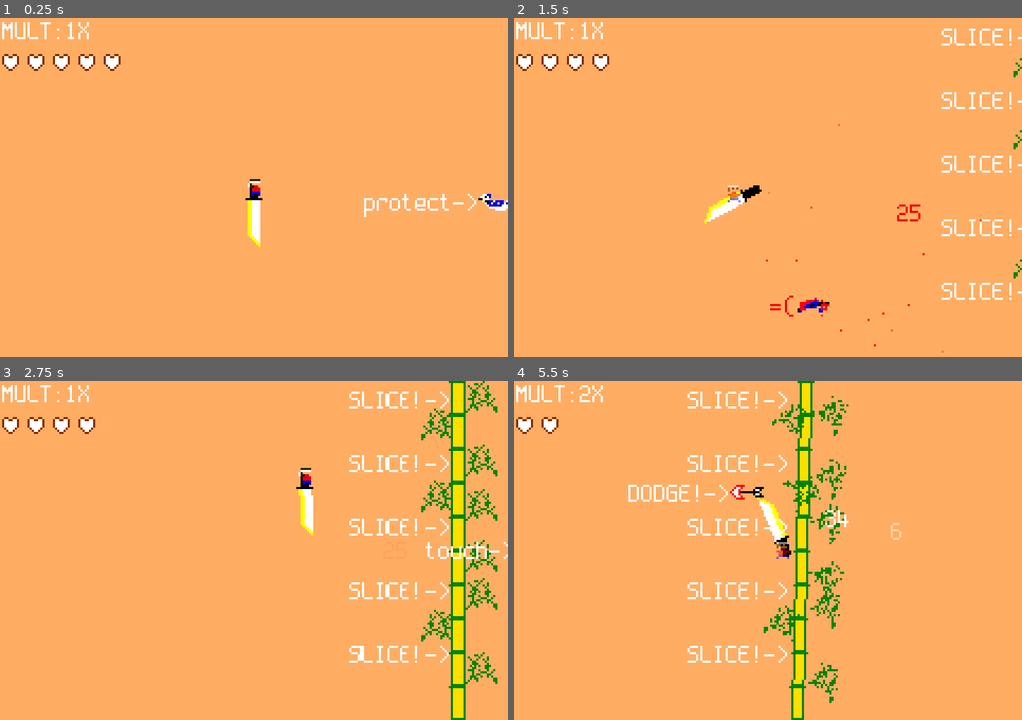
Above: before the commit, frames 1-4 (two rows, left to right).
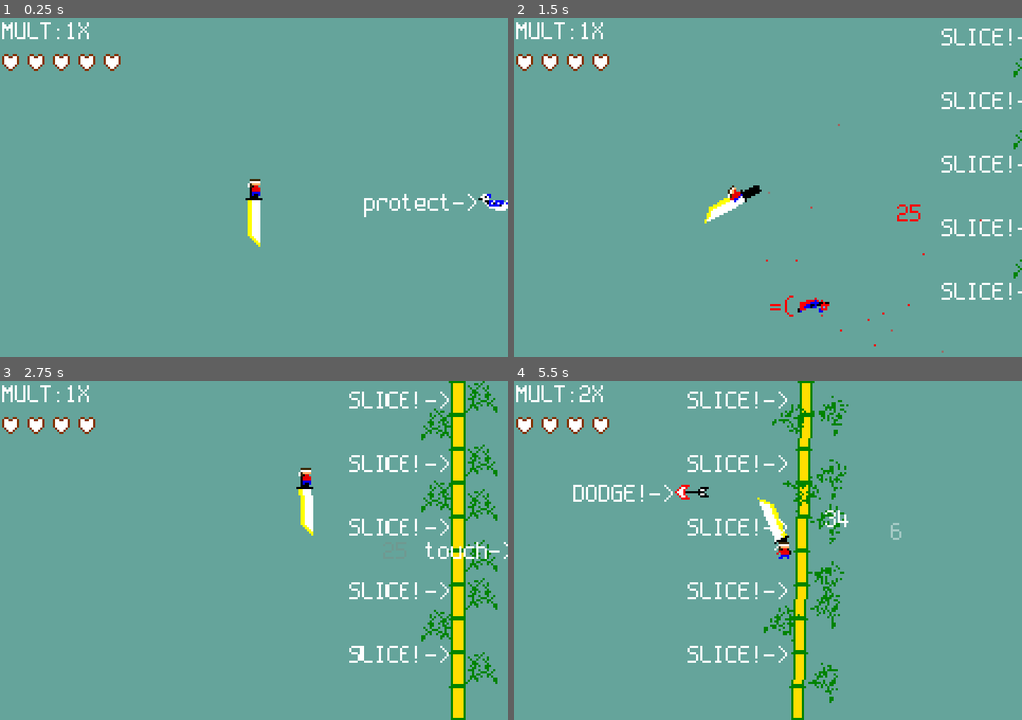
Above: after the commit, the same moments.

Repository: bytomancer/clonq-jam-2026
Game: Godot game, scene res://scn/main.tscn
Same seed, same stepped clock (60 frames per second), same inputs: the game is played once before the commit and once after it. This scene is started directly instead of the project's main scene.
Inputs (mouse positions are in pixels of both pictures, inside the frame that each line leads up to):
- Up to frame 1 (0.25 s): no input
- Up to frame 2 (1.5 s): tap Enter (ui_accept) at 0.5, 0.6, 0.77, 1.07, 1.35 s; move the mouse to (879, 170) at 0.52 s; move the mouse to (666, 204) at 1.27 s
- Up to frame 3 (2.75 s): tap Enter (ui_accept) at 1.52, 1.82, 2.1 s; move the mouse to (304, 475) at 2.02 s
- Up to frame 4 (5.5 s): move the mouse to (742, 618) at 2.77 s; tap Enter (ui_accept) at 2.85, 3.02, 3.32, 3.6, 3.77, 4.07, 4.35, 4.52, 4.82, 5.1 s; move the mouse to (920, 601) at 3.52 s; move the mouse to (615, 499) at 4.27 s; move the mouse to (793, 550) at 5.02 s

The runs differ from the first frame. In frame 1, 98% of the frame differs, in the area x 0-100%, y 0-100%; in frame 2, 97%; in frame 3, 93%; in frame 4, 94%.

Commit message:
Cleanup before some refactoring

Diff:
--- a/godot/fab/arrow.tscn
+++ b/godot/fab/arrow.tscn
@@ -3,6 +3,8 @@
 [ext_resource type="Script" uid="uid://yfbybpnqo1c6" path="res://src/arrow.gd" id="1_0f27e"]
 [ext_resource type="FontFile" uid="uid://cu5o2a46e1b1h" path="res://ext/spleen/spleen-6x12.otf" id="2_ornea"]
 [ext_resource type="Texture2D" uid="uid://dhrcw708lt8q5" path="res://ass/arrow.png" id="3_fmpqv"]
+[ext_resource type="Script" uid="uid://cds5d7nljlay3" path="res://src/do_not_rotate.gd" id="3_ornea"]
+[ext_resource type="Script" uid="uid://dguaajhvcedxs" path="res://src/arrow_tip.gd" id="5_fmpqv"]
 
 [sub_resource type="PhysicsMaterial" id="PhysicsMaterial_wc0fe"]
 
@@ -11,7 +13,7 @@
 font_size = 12
 
 [sub_resource type="RectangleShape2D" id="RectangleShape2D_wc0fe"]
-size = Vector2(11, 5)
+size = Vector2(12, 5)
 
 [sub_resource type="AtlasTexture" id="AtlasTexture_vwxr4"]
 atlas = ExtResource("3_fmpqv")
@@ -64,13 +66,16 @@
 [sub_resource type="RectangleShape2D" id="RectangleShape2D_qy7k8"]
 size = Vector2(11, 5)
 
-[node name="Arrow" type="RigidBody2D" unique_id=226876867]
+[node name="Arrow" type="RigidBody2D" unique_id=226876867 groups=["damaged_by_sword_edge", "offscreen_free"]]
 collision_layer = 16
 collision_mask = 11
 physics_material_override = SubResource("PhysicsMaterial_wc0fe")
 script = ExtResource("1_0f27e")
 
-[node name="Tutorial" type="Label" parent="." unique_id=818923203]
+[node name="TutNode" type="Node2D" parent="." unique_id=905435295]
+script = ExtResource("3_ornea")
+
+[node name="Tutorial" type="Label" parent="TutNode" unique_id=818923203]
 offset_left = -62.0
 offset_top = -5.0
 offset_right = -8.0
@@ -82,7 +87,7 @@
 horizontal_alignment = 2
 
 [node name="CollisionShape2D" type="CollisionShape2D" parent="." unique_id=1853729423]
-position = Vector2(2.5, -0.5)
+position = Vector2(2, -0.5)
 shape = SubResource("RectangleShape2D_wc0fe")
 
 [node name="Sprite" type="AnimatedSprite2D" parent="." unique_id=943185034]
@@ -114,12 +119,13 @@
 position = Vector2(2.5, -0.5)
 shape = SubResource("RectangleShape2D_qy7k8")
 
-[node name="Tip" type="Area2D" parent="." unique_id=1480899359]
+[node name="ArrowTip" type="Area2D" parent="." unique_id=1480899359 groups=["damaged_by_sword_edge"]]
 collision_layer = 0
 collision_mask = 1035
+script = ExtResource("5_fmpqv")
 
-[node name="CollisionPolygon2D" type="CollisionPolygon2D" parent="Tip" unique_id=1636780865]
+[node name="CollisionPolygon2D" type="CollisionPolygon2D" parent="ArrowTip" unique_id=1636780865]
 position = Vector2(-8, -1)
 polygon = PackedVector2Array(0, 0, 4, -3, 4, 4, 0, 1)
 
-[connection signal="body_entered" from="Tip" to="." method="_on_area_2d_body_entered"]
+[connection signal="body_entered" from="ArrowTip" to="." method="_on_area_2d_body_entered"]
--- a/godot/fab/bird.tscn
+++ b/godot/fab/bird.tscn
@@ -53,7 +53,7 @@
 offsets = PackedFloat32Array(0.5049261, 1)
 colors = PackedColorArray(1, 0, 0, 1, 1, 0, 0, 0)
 
-[node name="Bird" type="RigidBody2D" unique_id=66656583]
+[node name="Bird" type="RigidBody2D" unique_id=66656583 groups=["damaged_by_sword_edge", "offscreen_free"]]
 collision_layer = 1288
 collision_mask = 3
 mass = 0.5
--- a/godot/fab/powerup.tscn
+++ b/godot/fab/powerup.tscn
@@ -27,7 +27,7 @@
 font = ExtResource("3_hlxdn")
 font_size = 12
 
-[node name="Powerup" type="Area2D" unique_id=140198743]
+[node name="Powerup" type="Area2D" unique_id=140198743 groups=["offscreen_free"]]
 collision_layer = 0
 script = ExtResource("1_a1c17")
 speed = 50.0
--- a/godot/project.godot
+++ b/godot/project.godot
@@ -24,6 +24,22 @@
 window/stretch/scale_mode="integer"
 mouse_cursor/custom_image="uid://b4p7f1m2bwyqp"
 
+[global_group]
+
+offscreen_free="Objects in this group will be freed when significantly outside of the playable area"
+damaged_by_sword_edge=""
+
+[layer_names]
+
+3d_physics/layer_1="Guy"
+3d_physics/layer_2="SwordBody"
+3d_physics/layer_3="SwordEdge"
+3d_physics/layer_4="Bird"
+3d_physics/layer_5="Powerup"
+3d_physics/layer_6="ArrowTip"
+3d_physics/layer_7="ArrowShaft"
+3d_physics/layer_8="Bamboo"
+
 [physics]
 
 3d/physics_engine="Jolt Physics"
@@ -36,4 +52,4 @@
 rendering_device/driver.windows="d3d12"
 renderer/rendering_method="gl_compatibility"
 renderer/rendering_method.mobile="gl_compatibility"
-environment/defaults/default_clear_color=Color(1, 0.6784314, 0.3882353, 1)
+environment/defaults/default_clear_color=Color(0.39607844, 0.6431373, 0.60784316, 1)
--- a/godot/scn/main.tscn
+++ b/godot/scn/main.tscn
@@ -16,6 +16,7 @@
 [ext_resource type="LabelSettings" uid="uid://c757dayt8j6j7" path="res://res/default_label_setting.tres" id="15_qy7k8"]
 [ext_resource type="Texture2D" uid="uid://ed27ou2ans37" path="res://ass/heart.png" id="16_qy7k8"]
 [ext_resource type="Texture2D" uid="uid://c3wm3se5ovxi0" path="res://ass/1heart.png" id="16_vwxr4"]
+[ext_resource type="Script" uid="uid://cyv6tkosffc0q" path="res://src/area_to_keep_objects_loaded.gd" id="17_vwxr4"]
 
 [sub_resource type="LabelSettings" id="LabelSettings_4r6w6"]
 font = ExtResource("12_x8hhd")
@@ -199,10 +200,13 @@
 "speed": 10.0
 }]
 
+[sub_resource type="RectangleShape2D" id="RectangleShape2D_qy7k8"]
+size = Vector2(900, 360)
+
 [node name="Main" type="Node2D" unique_id=970221214]
 script = ExtResource("1_xs02v")
-metadata/_edit_horizontal_guides_ = [80.0]
-metadata/_edit_vertical_guides_ = [120.0]
+metadata/_edit_horizontal_guides_ = [80.0, 260.0, -100.0]
+metadata/_edit_vertical_guides_ = [120.0, -100.0, 800.0]
 
 [node name="DmgNumDisplay" type="Node2D" parent="." unique_id=445000541]
 unique_name_in_owner = true
@@ -273,7 +277,18 @@
 sprite_frames = SubResource("SpriteFrames_n2tm1")
 animation = &"slow"
 autoplay = "fast"
-frame_progress = 0.4467211
+frame_progress = 0.64330417
+
+[node name="HitParticles" type="CPUParticles2D" parent="Player/Guy" unique_id=1001890176]
+emitting = false
+amount = 30
+one_shot = true
+explosiveness = 0.7
+direction = Vector2(-1, 0)
+gravity = Vector2(0, 98)
+initial_velocity_min = 30.0
+initial_velocity_max = 50.0
+color = Color(0.99607843, 0, 0, 1)
 
 [node name="Border" type="Node2D" parent="." unique_id=193915287]
 
@@ -320,7 +335,7 @@
 position = Vector2(384, 80)
 
 [node name="Arrow" parent="." unique_id=226876867 instance=ExtResource("11_wc0fe")]
-position = Vector2(392, -74)
+position = Vector2(366, -74)
 
 [node name="HUD" type="Control" parent="." unique_id=1037340713]
 unique_name_in_owner = true
@@ -380,4 +395,15 @@
 [node name="BambooHolder" type="Node2D" parent="." unique_id=1367582411]
 unique_name_in_owner = true
 
+[node name="AreaToKeepObjectsLoaded" type="Area2D" parent="." unique_id=1135938531]
+position = Vector2(120, 80)
+collision_layer = 0
+collision_mask = 255
+script = ExtResource("17_vwxr4")
+
+[node name="CollisionShape2D" type="CollisionShape2D" parent="AreaToKeepObjectsLoaded" unique_id=390340521]
+position = Vector2(230, 0)
+shape = SubResource("RectangleShape2D_qy7k8")
+
 [connection signal="body_entered" from="Player/Knife/Slicer" to="Player" method="_on_slicer_body_entered"]
+[connection signal="body_exited" from="AreaToKeepObjectsLoaded" to="AreaToKeepObjectsLoaded" method="_on_body_exited"]
--- /dev/null
+++ b/godot/src/area_to_keep_objects_loaded.gd
@@ -0,0 +1,6 @@
+extends Area2D
+
+
+func _on_body_exited(body: Node2D) -> void:
+	if body.is_in_group("offscreen_free"):
+		body.queue_free()
--- a/godot/src/arrow.gd
+++ b/godot/src/arrow.gd
@@ -20,17 +20,11 @@
 var time_alive = 0.0
 
 func disable_tutorial() -> void:
-	$Tutorial.hide()
+	$TutNode.hide()
 	speed = normal_speed
 
 func damage(_dmg: float) -> void:
 	pass
-	# if self.hp <= 0.0:
-	# 	return
-	# %DmgNumDisplay.add_number(dmg, Color(1, 1, 1))
-	# self.hp -= dmg
-	# if self.hp <= 0.0:
-	# 	self.gravity_scale *= 5.0
 
 func _ready() -> void:
 	var flight_vel = Vector2(-1, 0) * speed
@@ -43,39 +37,7 @@
 	if self.hp <= 0.0:
 		return
 
-	# if time_alive > 1.0:
-	# 	var curr_speed = self.linear_velocity.length()
-	# 	if curr_speed < speed / 2.0:
-	# 		self.hp = 0.0
-	# 		self.gravity_scale *= 5.0
-	# 		return
-	# elif time_alive == 0.0:
-
 	time_alive += delta
-
-	# var curr_speed = self.linear_velocity.length()
-	# if curr_speed <= speed / 10.0:
-	# 	time_stalled += delta
-	# else:
-	# 	time_stalled = 0
-
-	# if time_stalled >= 1:
-	# 	self.hp = 0.0
-	# 	self.gravity_scale *= 5.0
-	# 	return
-	# var current_speed = self.linear_velocity.length()
-	# var allowed_speed = 2 * speed
-	# var flight_speed = lerpf(self.speed, 0.0, current_speed / allowed_speed)
-	# var flight_vel = Vector2(-1, 0) * flight_speed
-
-	# var pos_after = self.global_position
-	# var pos_diff = pos_after - prev_pos
-	# if pos_diff.length() < 0.1 or pos_diff.length() > 0.1:
-	# 	time_stalled += delta
-	# else:
-	# 	time_stalled = 0
-
-	# prev_pos = self.global_position
 
 func _on_area_2d_body_entered(body: Node2D) -> void:
 	if self.hp <= 0.0:
@@ -84,11 +46,10 @@
 	if body.name == "Knife":
 		kill_self()
 	elif body.name == "Guy":
-		body.get_parent().reduce_hearts()
+		body.get_parent().damage()
 		# body.damage(damage_value)
 	elif body.name == "Bird":
 		pass
-		# body.damage(damage_value)
 
 func kill_self():
 	self.hp = 0.0
--- /dev/null
+++ b/godot/src/arrow_tip.gd
@@ -0,0 +1,5 @@
+extends Area2D
+
+# Pass any damage dealt to the arrow tip's collider to the parent
+func damage(dmg: float) -> void:
+	get_parent().damage(dmg)
--- a/godot/src/guy.gd
+++ b/godot/src/guy.gd
@@ -12,6 +12,7 @@
 
 func start_invuln() -> void:
 	invuln_timer = INVULN_TIME
+	$HitParticles.restart()
 
 func _process(delta: float):
 	if invuln_timer >= 0:
--- a/godot/src/player.gd
+++ b/godot/src/player.gd
@@ -22,10 +22,6 @@
 	target.move_and_slide()
 	previous_knife_ang_vel = $Knife.angular_velocity
 
-func _input(_event: InputEvent) -> void:
-	if Input.is_action_just_released("ui_accept"):
-		reduce_hearts()
-
 func _on_slicer_body_entered(body: Node2D) -> void:
 	var knife_speed = abs(previous_knife_ang_vel)
 	var dmg = knife_speed * damage_multiplier
@@ -36,10 +32,13 @@
 	damage_multiplier += 1.0
 	%HUD.set_damage_multiplier(damage_multiplier)
 
-func reduce_hearts() -> void:
+func damage() -> void:
 	if $Guy.invuln_timer >= 0:
 		return
 	$Guy.start_invuln()
+	reduce_hearts()
+
+func reduce_hearts() -> void:
+	if %HUD.get_heart_count() == 1:
+		get_tree().change_scene_to_file("res://scn/lose.tscn")
 	%HUD.reduce_hearts()
-	if %HUD.get_heart_count() == 0:
-		get_tree().change_scene_to_file("res://scn/lose.tscn")
Not shown, added: godot/src/area_to_keep_objects_loaded.gd.uid
Not shown, added: godot/src/arrow_tip.gd.uid
Not shown, changed: godot/htm/index.html
